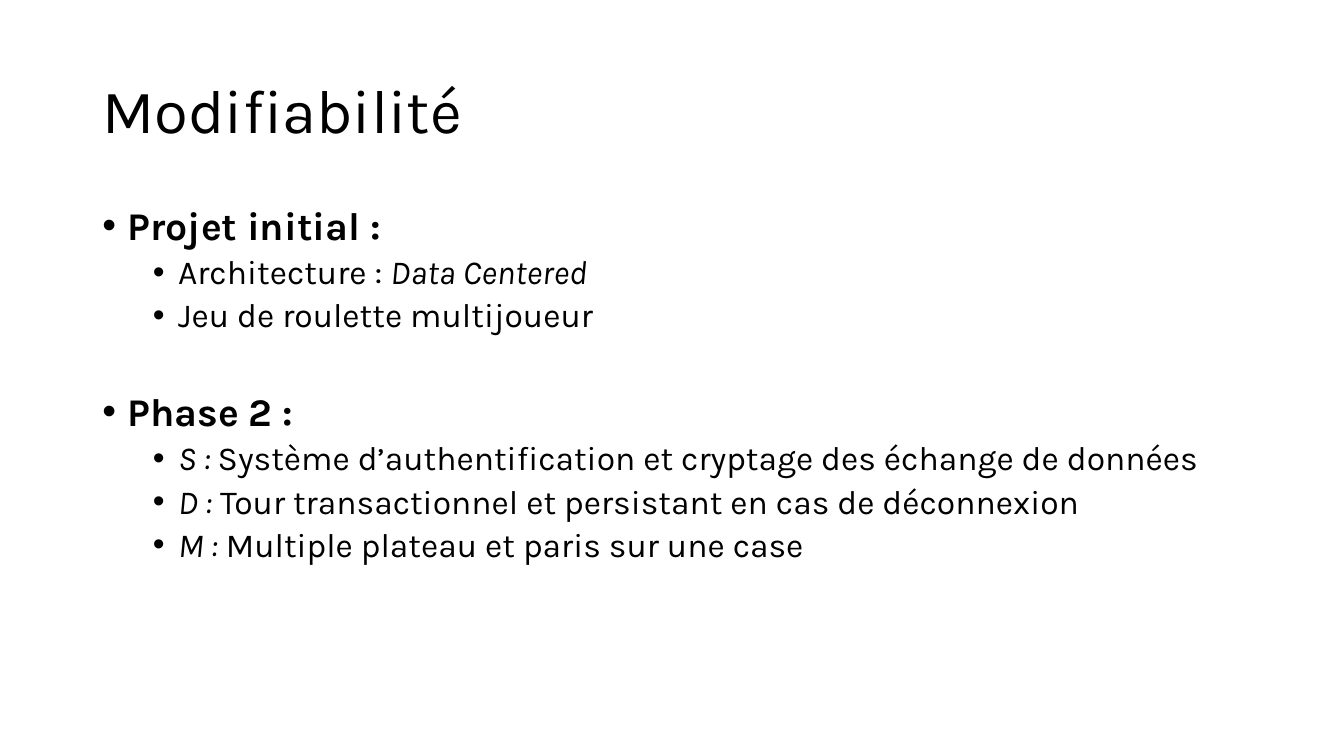
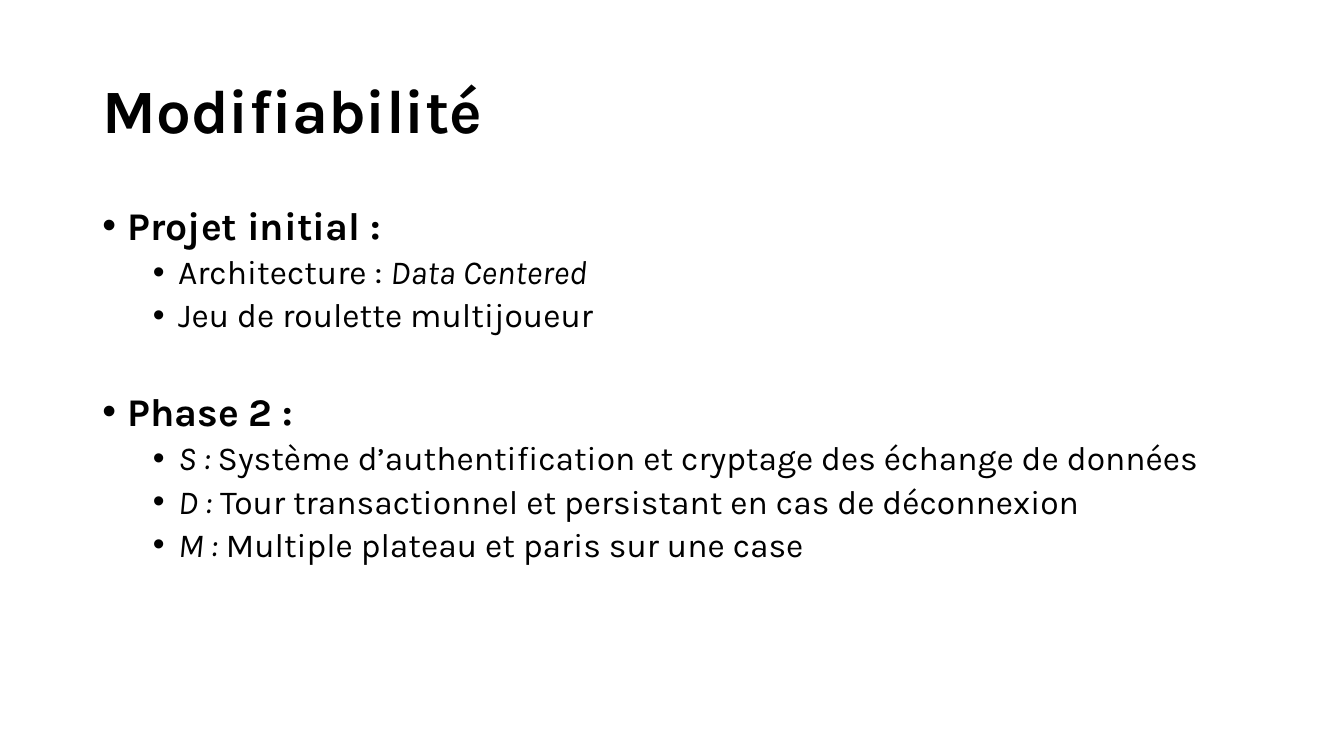
Before and after one commit to RobinSteiger/ASAD, a slide deck: slide 5 of doc/presentation.pptx. Drawn at 1344x756 pixels with LibreOffice and Linux fonts; fonts in the diff are those of the drawing. Boxes give left, top, right and bottom in pixels: in the first picture for what was removed or moved away, otherwise in the second. Text is boxed around its words. In the diff, an @@ line names an element or a change of style, - is before the commit and + after.

```diff
--- a/doc/presentation.pptx
+++ b/doc/presentation.pptx
@@ title "Modifiabilité" at [102, 84, 481, 134]: bold on @@
```
Also in this commit, not shown: 2 other slides changed, 4 slides added, 1 slide removed.
